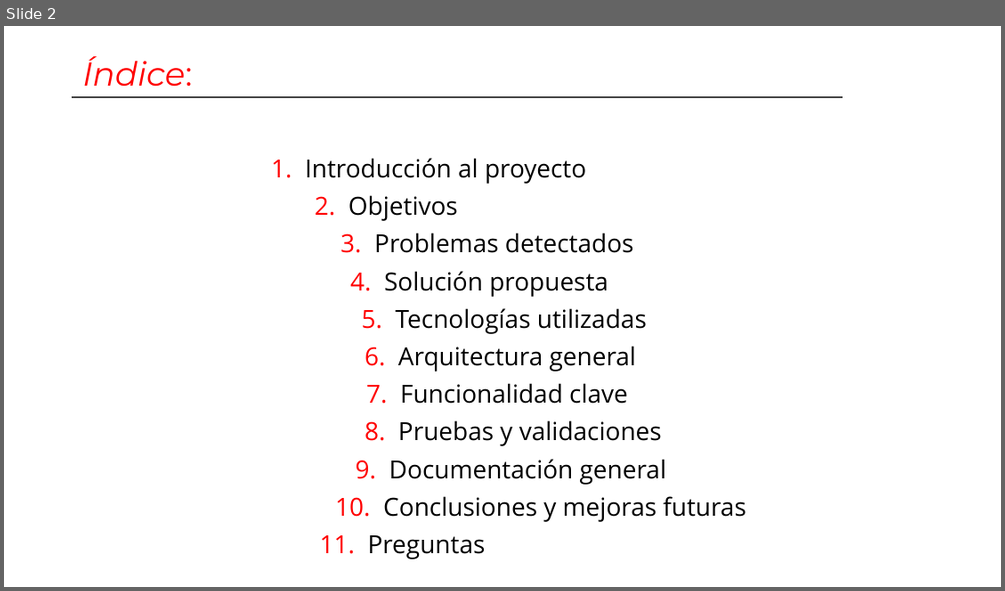
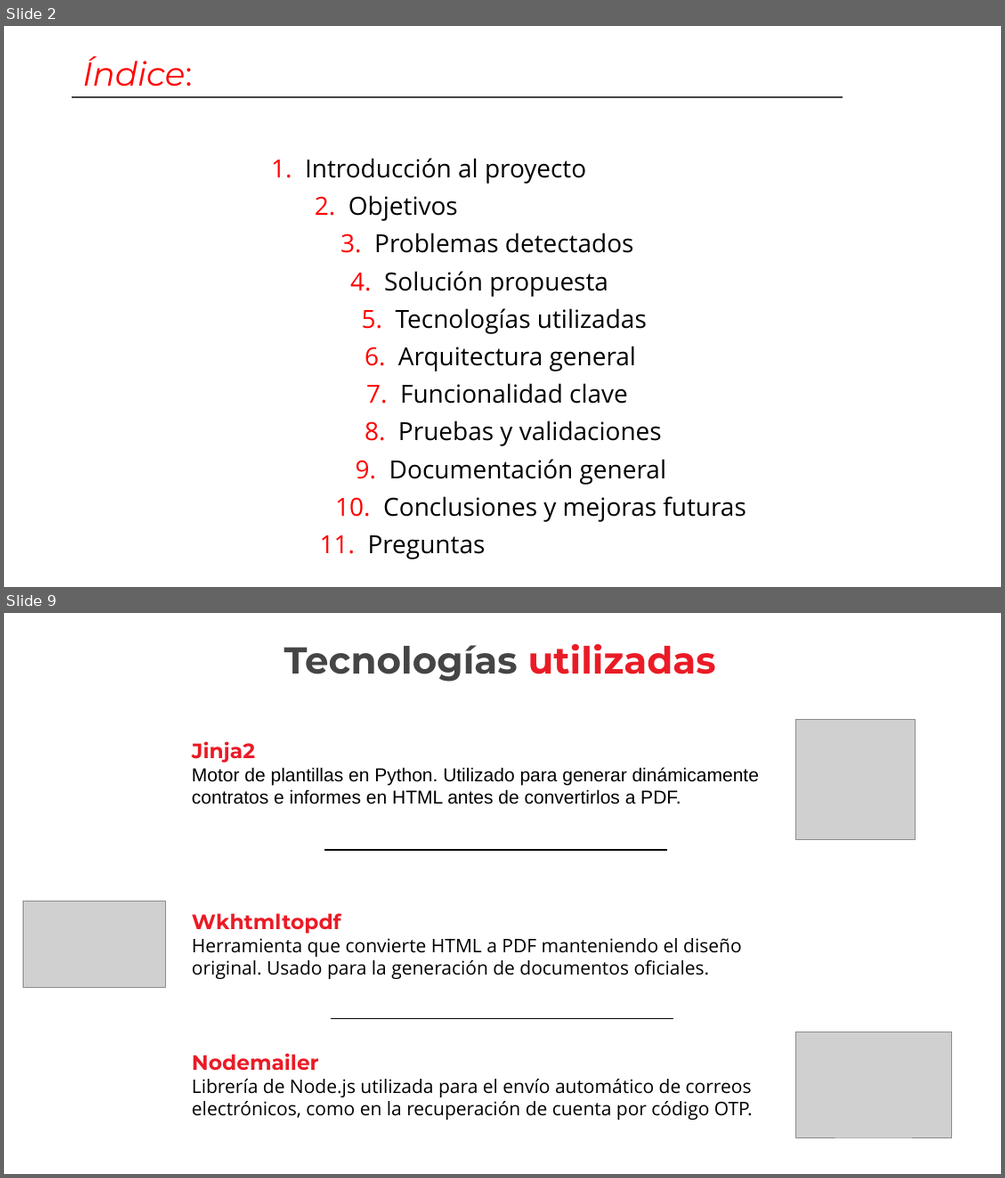
Before and after one commit to AlvaroGT17/PFDG, a slide deck: Documentacion/Presentacion power point/ReyBoxes - Sistema de Gestión de Taller Mecánico.pptx. Shown one above the other, each under a label of ours: slide 2 before the commit, slides 2 and 9 after it; the slides between them are not shown. The pictures are 1005x591 and 1005x1178 pixels, drawn with LibreOffice and Linux fonts; fonts in the diff are those of the drawing; grey boxes stand for pictures; background and template pictures are left out. Boxes give left, top, right and bottom in pixels: in the first picture for what was removed or moved away, otherwise in the second. Text is boxed around its words. In the diff, an @@ line names an element or a change of style, - is before the commit and + after.

```diff
--- a/Documentacion/Presentacion power point/ReyBoxes - Sistema de Gestión de Taller Mecánico.pptx
+++ b/Documentacion/Presentacion power point/ReyBoxes - Sistema de Gestión de Taller Mecánico.pptx
@@ slide 9 added at box(4, 613, 1001, 1174), background picture (left out) @@
@@ text added at box(284, 644, 716, 682), 36 pt, text #454545, bold @@
+Tecnologías utilizadas
@@ text added at box(192, 741, 759, 804), 18 pt, text #000000 @@
+Jinja2
+Motor de plantillas en Python. Utilizado para generar dinámicamente contratos e informes en HTML antes de convertirlos a PDF.
@@ picture added at box(795, 720, 914, 840) @@
@@ line added from (324, 850) to (668, 850), #000000 1 pt @@
@@ picture added at box(23, 900, 165, 987) @@
@@ text added at box(192, 913, 742, 979), 18 pt, text #000000 @@
+Wkhtmltopdf
+Herramienta que convierte HTML a PDF manteniendo el diseño original. Usado para la generación de documentos oficiales.
@@ line added from (332, 1019) to (674, 1019), #000000 1 pt @@
@@ picture added at box(795, 1032, 951, 1138) @@
@@ text added at box(192, 1053, 752, 1119), 18 pt, text #000000 @@
+Nodemailer
+Librería de Node.js utilizada para el envío automático de correos electrónicos, como en la recuperación de cuenta por código OTP.
```
Also in this commit, not shown: 6 other slides added, 24 other files.
